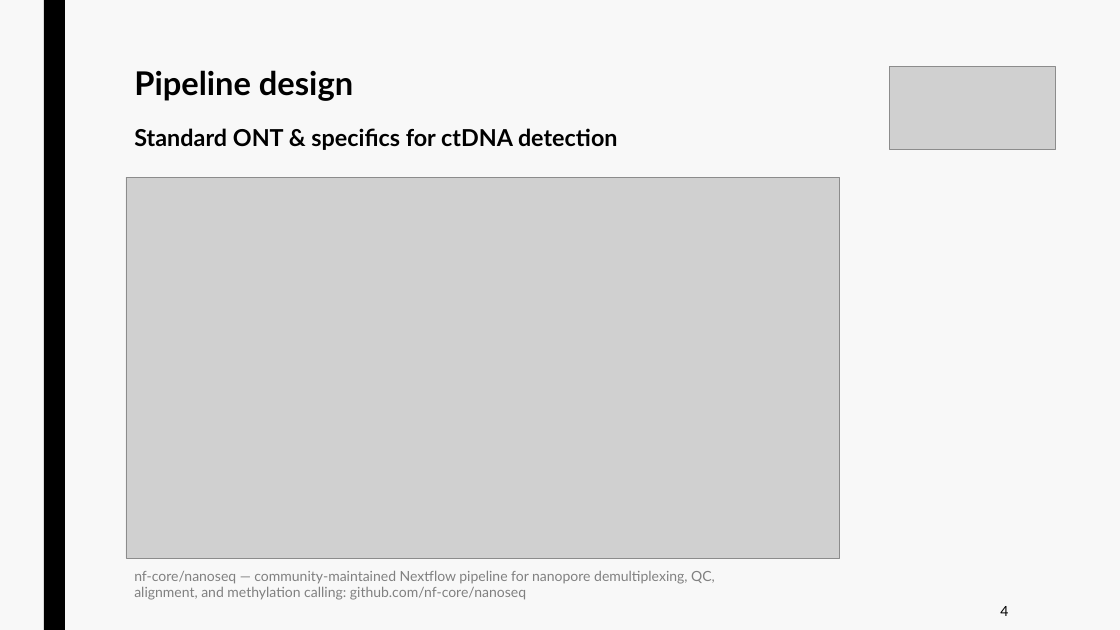
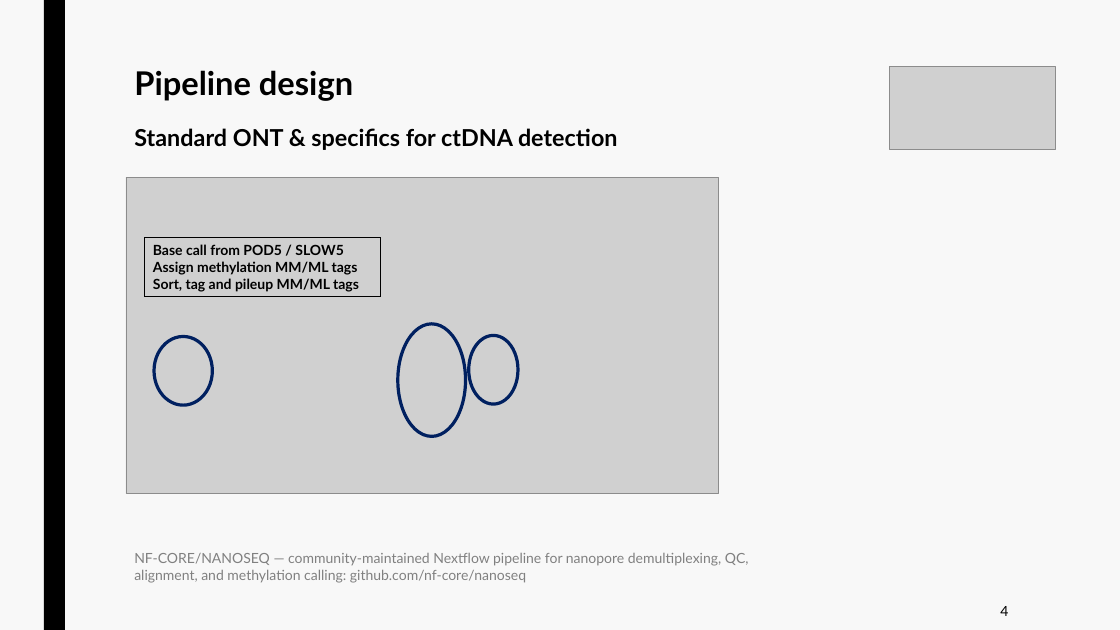
Before and after one commit to jurtasun/presentations, a slide deck: slide 9 of 202609_vhio_symposium/202609_vhio_technical.ppt (slide 7 before the commit). Drawn at 1120x630 pixels with LibreOffice and Linux fonts; fonts in the diff are those of the drawing; grey boxes stand for pictures. Boxes give left, top, right and bottom in pixels: in the first picture for what was removed or moved away, otherwise in the second. Text is boxed around its words. In the diff, an @@ line names an element or a change of style, - is before the commit and + after.

```diff
--- a/202609_vhio_symposium/202609_vhio_technical.ppt
+++ b/202609_vhio_symposium/202609_vhio_technical.ppt
@@ picture: place and size @@
-picture at <box>126,177,840,559</box>
+picture at <box>126,177,719,494</box>
@@ rectangle added at <box>145,238,381,297</box>, outline #000000 0.75 pt, 12 pt, text #000000, bold @@
+Base call from POD5 / SLOW5 Assign methylation MM/ML tags
+Sort, tag and pileup MM/ML tags
@@ ellipse added at <box>398,323,466,436</box>, outline #002060 2.75 pt @@
@@ ellipse added at <box>154,336,212,405</box>, outline #002060 2.75 pt @@
@@ ellipse added at <box>469,335,518,404</box>, outline #002060 2.75 pt @@
@@ text "NF-CORE/NANOSEQ — community-maintained Nextflow pipeline ...": place and size @@
-text "NF-CORE/NANOSEQ — community-maintained Nextflow pipeline ..." at <box>134,571,715,600</box>
+text "NF-CORE/NANOSEQ — community-maintained Nextflow pipeline ..." at <box>134,553,749,583</box>
@@ text at <box>134,553,749,566</box>: text changed @@
-nf-core/nanoseq — community-maintained Nextflow pipeline for nanopore demultiplexing, QC,
+NF-CORE/NANOSEQ — community-maintained Nextflow pipeline for nanopore demultiplexing, QC,
```
Also in this commit, not shown: 12 other slides changed, 8 slides added, 16 slides removed, 5 other files.
